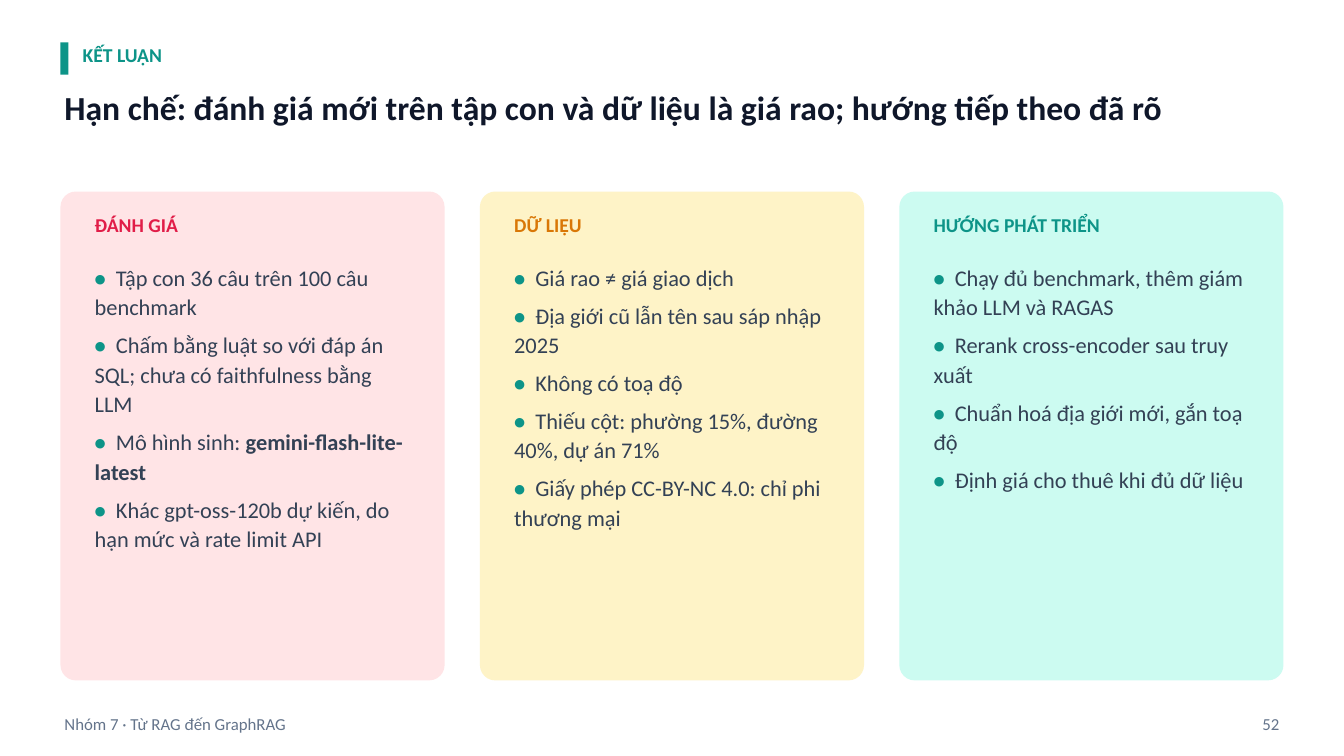
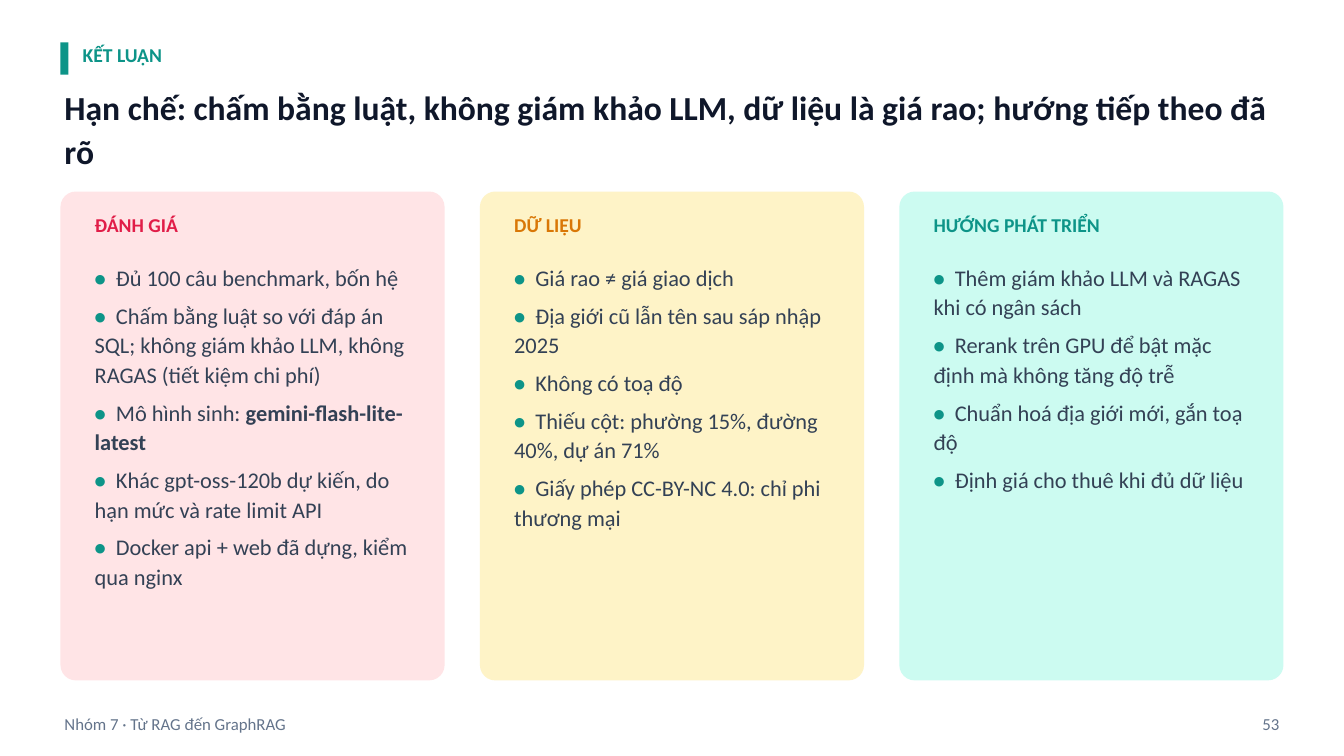
Before and after one commit to ngtukien/Vietnam-Real-Estates, a slide deck: slide 53 of slide/Từ-RAG-đến-GraphRAG-Trợ-lý-hỏi-đáp-thị-trường-bất-động-sản-Việt-Nam-có-lý-thuyết.pptx (slide 52 before the commit). Drawn at 1344x756 pixels with LibreOffice and Linux fonts; fonts in the diff are those of the drawing. Boxes give left, top, right and bottom in pixels: in the first picture for what was removed or moved away, otherwise in the second. Text is boxed around its words. In the diff, an @@ line names an element or a change of style, - is before the commit and + after.

```diff
--- a/slide/Từ-RAG-đến-GraphRAG-Trợ-lý-hỏi-đáp-thị-trường-bất-động-sản-Việt-Nam-có-lý-thuyết.pptx
+++ b/slide/Từ-RAG-đến-GraphRAG-Trợ-lý-hỏi-đáp-thị-trường-bất-động-sản-Việt-Nam-có-lý-thuyết.pptx
@@ text at [64,92,1266,165]: text changed @@
-Hạn chế: đánh giá mới trên tập con và dữ liệu là giá rao; hướng tiếp theo đã rõ
+Hạn chế: chấm bằng luật, không giám khảo LLM, dữ liệu là giá rao; hướng tiếp theo đã rõ
@@ text at [95,269,404,387]: text changed @@
-• Tập con 36 câu trên 100 câu benchmark
-• Chấm bằng luật so với đáp án SQL; chưa có faithfulness bằng LLM
+• Đủ 100 câu benchmark, bốn hệ
+• Chấm bằng luật so với đáp án SQL; không giám khảo LLM, không RAGAS (tiết kiệm chi phí)
@@ text at [934,270,1240,387]: text changed @@
-• Chạy đủ benchmark, thêm giám khảo LLM và RAGAS
-• Rerank cross-encoder sau truy xuất
+• Thêm giám khảo LLM và RAGAS khi có ngân sách
+• Rerank trên GPU để bật mặc định mà không tăng độ trễ
@@ text at [95,537,407,589]: paragraph added @@
+• Docker api + web đã dựng, kiểm qua nginx
@@ text at [1262,719,1279,730]: text changed @@
-52
+53
```
Also in this commit, not shown: 20 other slides changed, 1 slide added, 48 other files.
